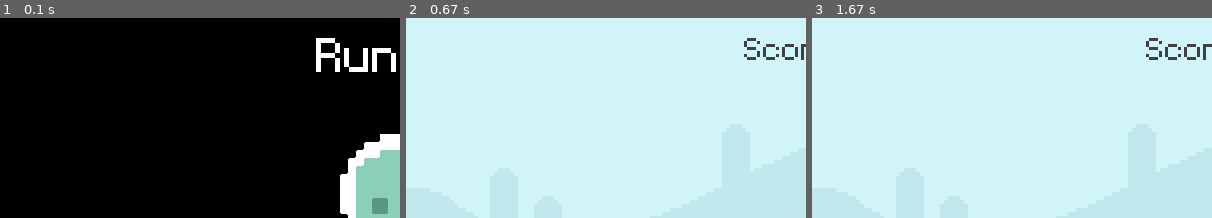
Above: before the commit, frames 1-3 (left to right).
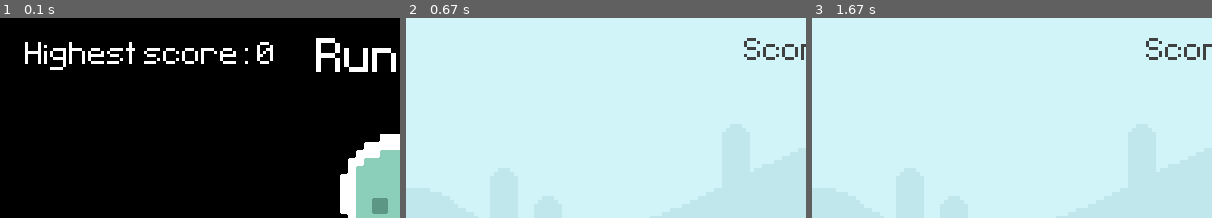
Above: after the commit, the same moments.

Repository: rpalcab/pygame
Game: pygame game, started from main.py
Same seed, same stepped clock (60 frames per second), same inputs: the game is played once before the commit and once after it.
Inputs (mouse positions are % of the whole screen's width and height, from its top left):
- Up to frame 1 (0.1 s): no input
- Up to frame 2 (0.67 s): tap Space at 0.33 s
- Up to frame 3 (1.67 s): hold D 0.67-1.13 s; move the mouse to (26, 51) at 0.7 s; hold D 1.17-1.63 s; move the mouse to (19, 35) at 1.2 s
The pictures show only the part of the screen within x 0-50%, y 0-50%; the shares and areas given below are measured in that part.

The runs differ from the first frame. In frame 1, 2.0% of the frame differs, in the area x 6-69%, y 12-26%; in frame 2, nothing differs; in frame 3, nothing differs.

Commit message:
Highest score in end screen

Diff:
--- a/main.py
+++ b/main.py
@@ -21,6 +21,7 @@
     snail_rect.x -= ini_speed + extra_speed             # Moves snail to the left
     if snail_rect.right <= 0: snail_rect.left = 800     # Snail goes back to the right
     screen.blit(snail_surf, snail_rect)      # Places snail
+    return None
 
 def player_mv(player_gravity):
     player_gravity += 1
@@ -29,17 +30,14 @@
     screen.blit(player_surf, player_rect)    # Places player image and rectangle
     return player_rect, player_gravity
 
-def end_screen(current_time):
+def end_screen(current_time, score_surf, score_rect):
     current_time = pygame.time.get_ticks() // 1000 - start_time
+    screen.fill('Black')
+    screen.blit(title_surf, title_rect)
+    screen.blit(player_stand, player_stand_rect)
+    screen.blit(score_surf, score_rect)
     if current_time%2 == 1:
-        screen.fill('Black')
-        screen.blit(title_surf, title_rect)
         screen.blit(space_surf, space_rect)
-        screen.blit(player_stand, player_stand_rect)
-    else:
-        screen.fill('Black')
-        screen.blit(title_surf, title_rect)
-        screen.blit(player_stand, player_stand_rect)
     return current_time
 
 ## Initial setup
@@ -57,6 +55,11 @@
 ## Fonts
 font_title = pygame.font.Font('font/Pixeltype.ttf', 75)
 font_score = pygame.font.Font('font/Pixeltype.ttf', 50)  # Creates text object
+
+## Score
+highest_score = 0
+score_surf = font_score.render(f'Highest score: {highest_score}', False, 'White')
+score_rect = score_surf.get_rect(midleft = (25, 40))
 
 ## Images
 # Game background
@@ -133,9 +136,13 @@
         if player_rect.colliderect(snail_rect):        # Check if player collides with snail
             ## IDEA: Make player blink and then black screen
             game_active = False
+            if current_time > highest_score:
+                highest_score = current_time
+                score_surf = font_score.render(f'Highest score: {highest_score}', False, 'White')
+                score_rect = score_surf.get_rect(midleft = (25, 40))
             ## IDEA: Make gradient black screen
     else:
-        current_time = end_screen(current_time)
+        current_time = end_screen(current_time, score_surf, score_rect)
 
     # Time passes
     pygame.display.update()
